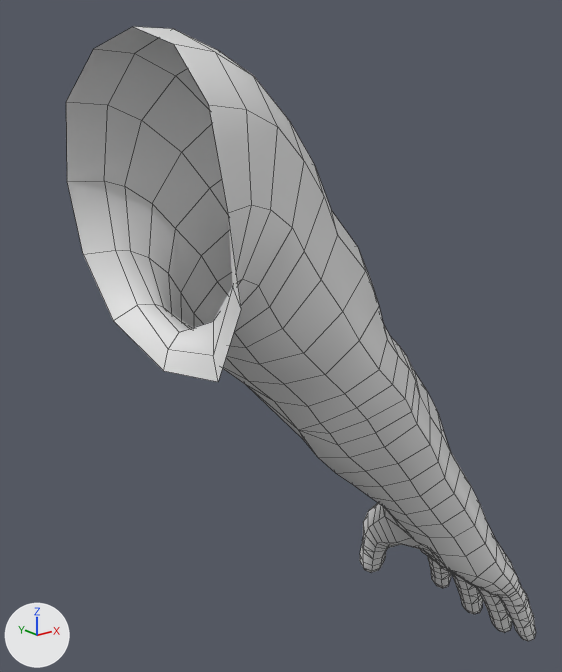
An edit to the FBX model Assets/Content/3Dmodels/Bodies/Humans/Males/Strong/3Dmodel_Body_Human_Male_Strong_ArmRight.fbx, drawn before and after from the same camera.
Before and after are seen from a camera (50 mm lens) standing at (-0.077, -0.532, 1.488) and looking at (0.394, 0.057, 1.252). Arrows for +X, +Y and +Z are at lower left; the lights stay in place. The picture after the commit comes second. Mesh edges are drawn as thin lines. Where no turn or scale is listed for an object, it has been applied to the vertices.

Names of what the first picture shows: 'Body_Human_Male_Strong_ArmRight'.
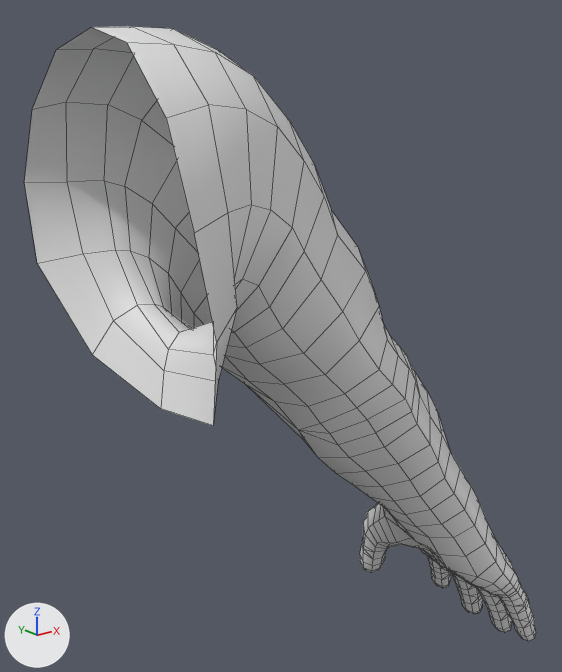
Pixel boxes (x1, y1, x2, y2) of what changed, in the pictures (562 x 672 px):
'Body_Human_Male_Strong_ArmRight', reshaped (9% wider): before (66, 27, 536, 641); after (24, 27, 536, 641)
part 1 of me_body_human_male_strong_armright, built on: before (214, 205, 251, 381); after (24, 27, 251, 425)

Patch to the scene script:
```diff
--- a/Assets/Content/3Dmodels/Bodies/Humans/Males/Strong/3Dmodel_Body_Human_Male_Strong_ArmRight.fbx.py
+++ b/Assets/Content/3Dmodels/Bodies/Humans/Males/Strong/3Dmodel_Body_Human_Male_Strong_ArmRight.fbx.py
@@ me_body_human_male_strong_armright @@
 # used by ob_body_human_male_strong_armright; location = (0.0, 0.0, 0.0)
-me_body_human_male_strong_armright.from_pydata(...)  # 753 vertices, 778 faces; spans x 0.202..0.683, y -0.12..0.111, z 0.829..1.532
+me_body_human_male_strong_armright.from_pydata(...)  # 765 vertices, 790 faces; spans x 0.171..0.683, y -0.133..0.135, z 0.829..1.532
+# me_body_human_male_strong_armright part 1
+# 1 vertex is removed from x 0.218, y -0.12, z 1.349
+# 2 faces are deleted
+# 13 vertices are added at x 0.171..0.218, y -0.133..0.135, z 1.239..1.53
+# 14 new faces join them
```
